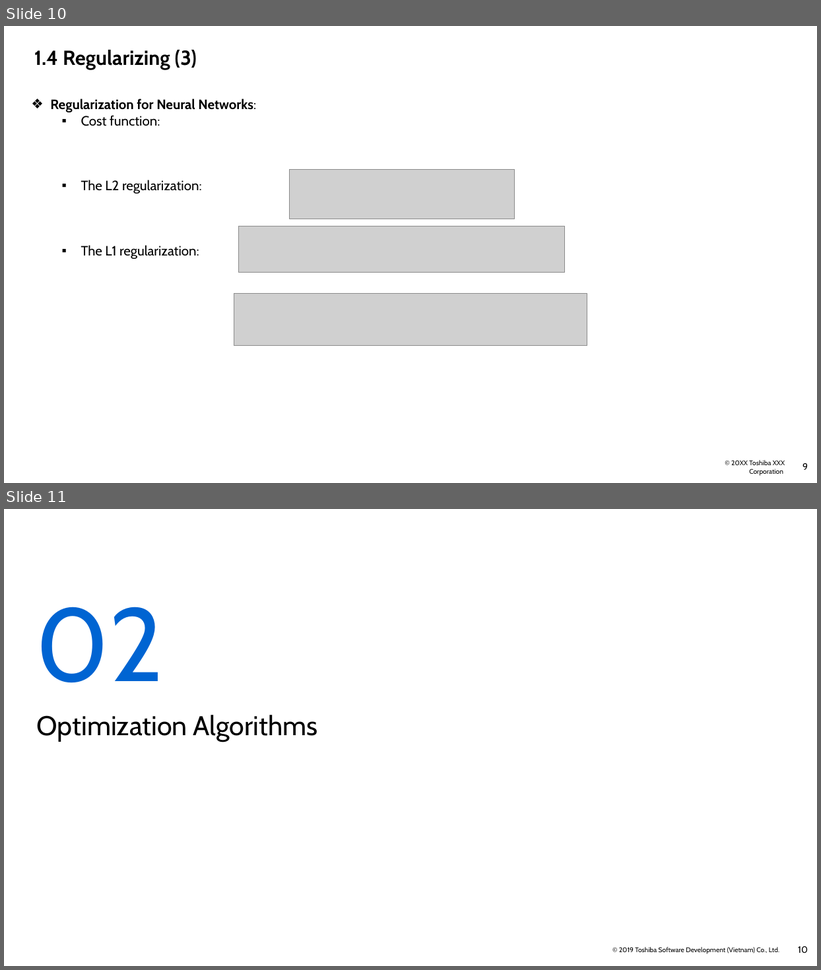
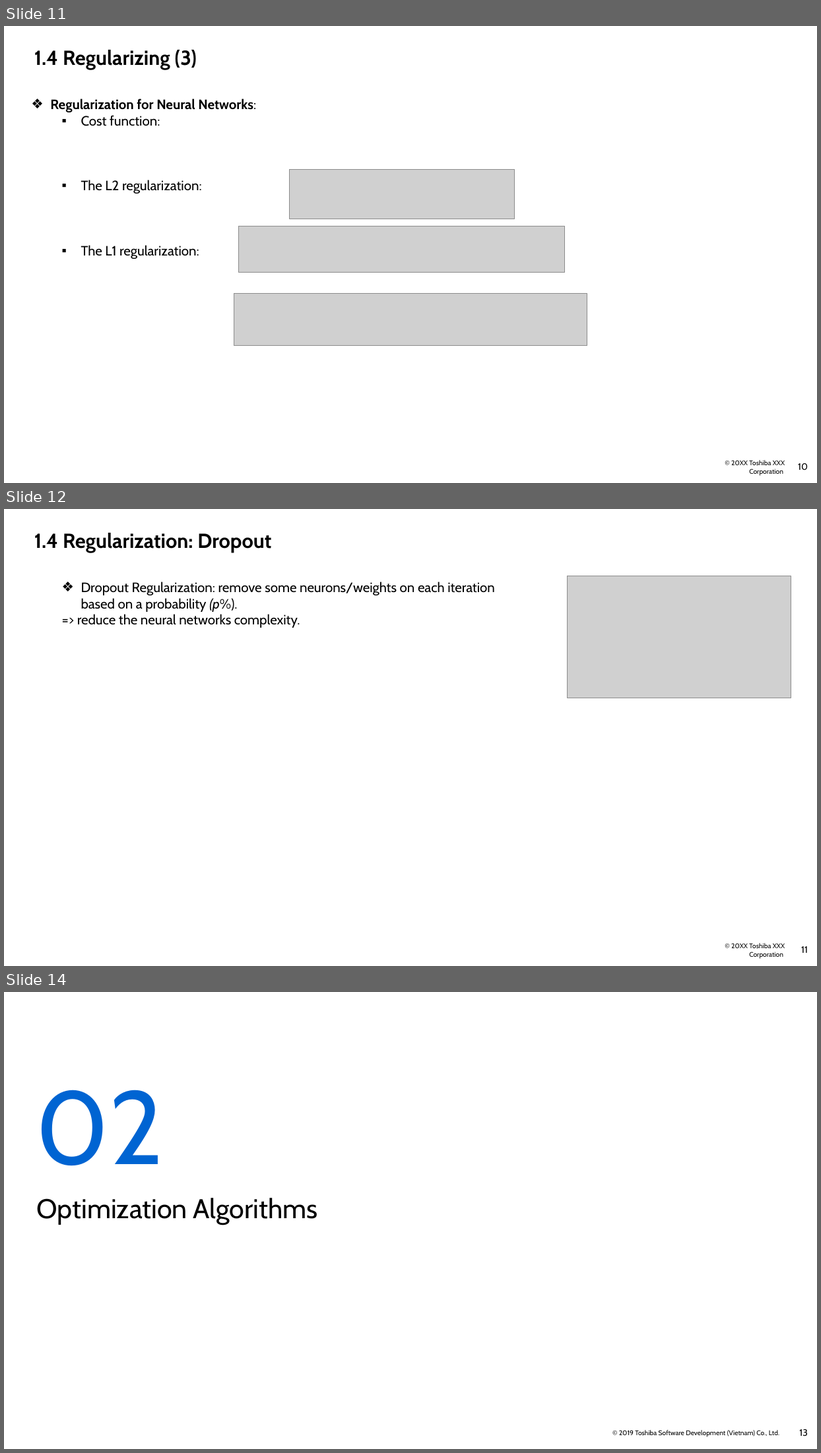
Before and after one commit to Doan-Nguyen/Coursera, a slide deck: Improving Deep Neural Network - Report - Course 2.pptx. Shown one above the other, each under a label of ours: slides 10 and 11 before the commit, slides 11, 12 and 14 after it; the slides between them are not shown. The pictures are 821x970 and 821x1453 pixels, drawn with LibreOffice and Linux fonts; fonts in the diff are those of the drawing; grey boxes stand for pictures; background and template pictures are left out. Boxes give left, top, right and bottom in pixels: in the first picture for what was removed or moved away, otherwise in the second. Text is boxed around its words. In the diff, an @@ line names an element or a change of style, - is before the commit and + after.

```diff
--- a/Improving Deep Neural Network - Report - Course 2.pptx
+++ b/Improving Deep Neural Network - Report - Course 2.pptx
@@ slide 12 added at [4,509,817,966], background #FFFFFF; not listed: 2 template elements that a slide beside it also shows @@
@@ title added at [34,533,271,553], 24 pt, text #000000, bold @@
+1.4 Regularization: Dropout
@@ text added at [77,582,495,628], 16 pt, text #000000 @@
+  ❖ Dropout Regularization: remove some neurons/weights on each iteration
+    based on a probability (p%).
+  => reduce the neural networks complexity.
@@ picture added at [568,576,791,698] @@
@@ what was slide 10 is now slide 11 @@
@@ page number at [798,464,808,470]: text changed @@
-9
+10
@@ what was slide 11 is now slide 14 @@
@@ page number at [799,1430,808,1437]: text changed @@
-10
+13
```
Also in this commit, not shown: 2 slides changed, 2 other slides added.
